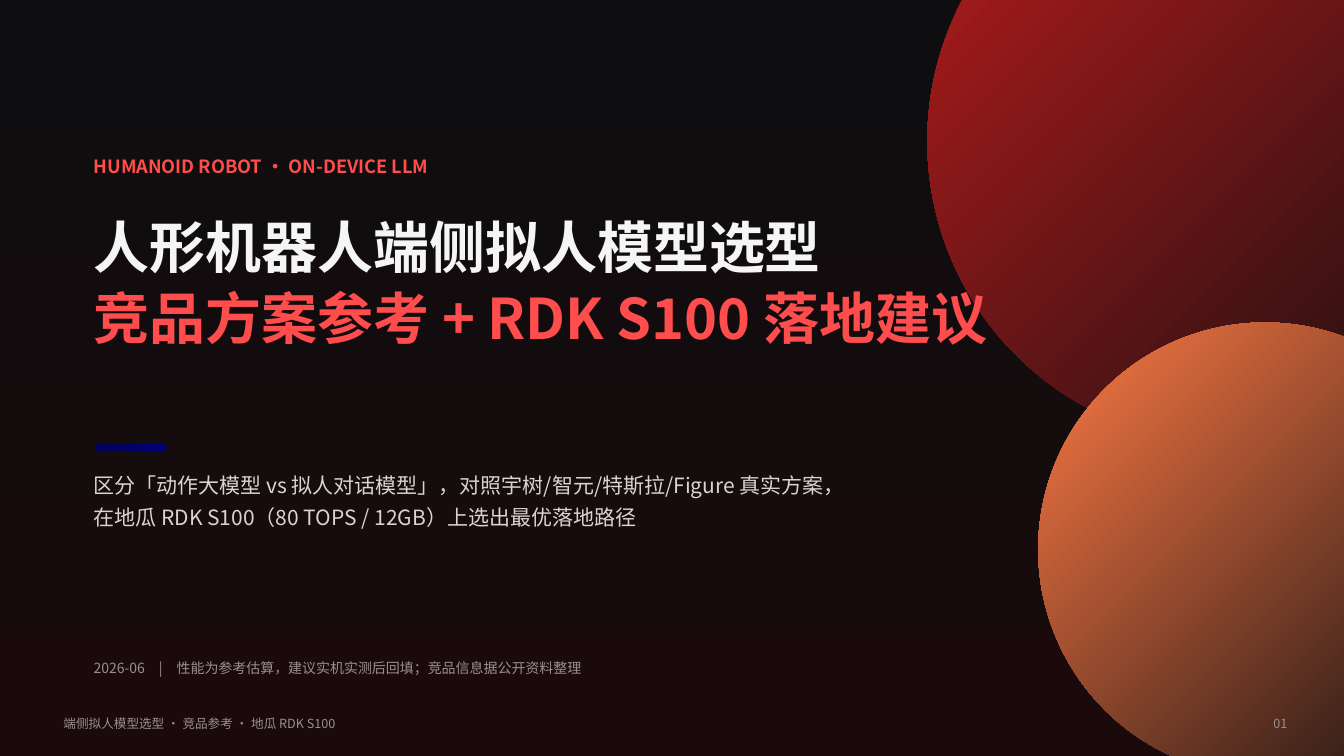
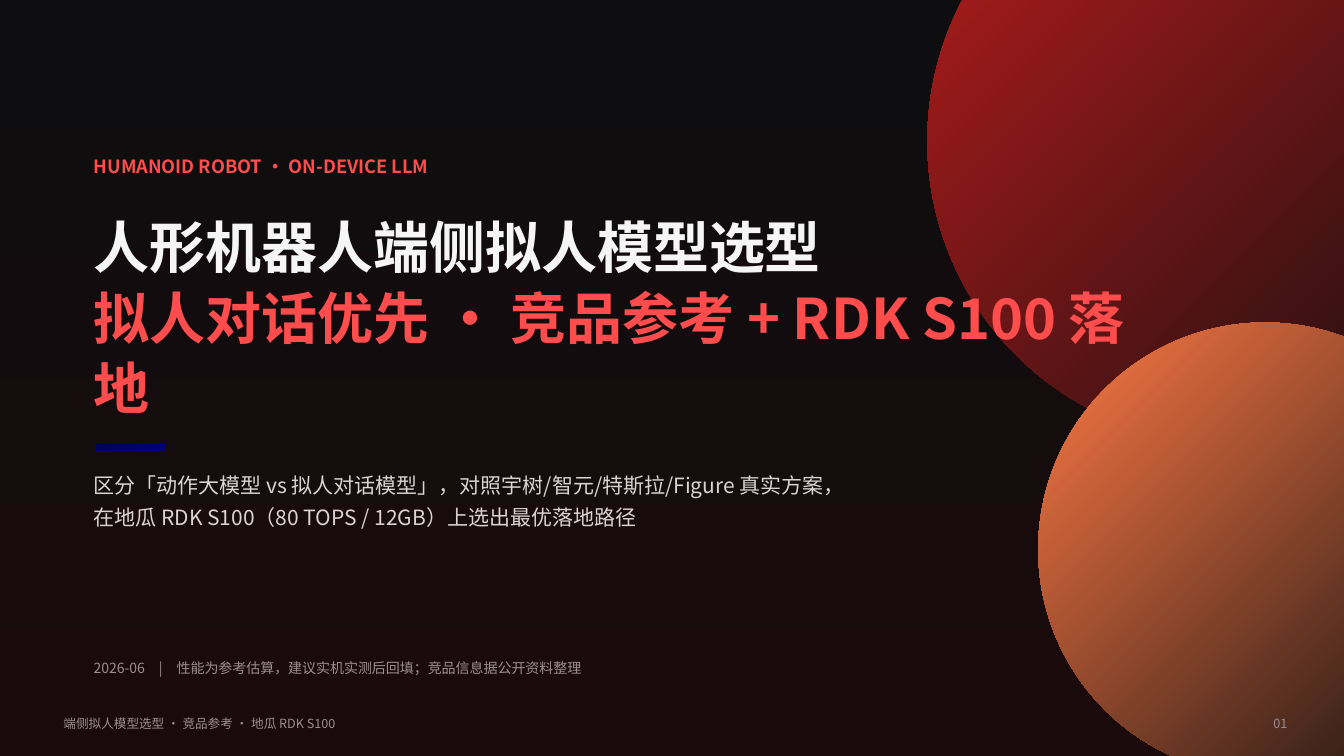
Before and after one commit to misswang122727-gif/misswanng122727-gif, a slide deck: slide 1 of 人形机器人端侧拟人模型选型对比-红黑.pptx. Drawn at 1344x756 pixels with LibreOffice and Linux fonts; fonts in the diff are those of the drawing. Boxes give left, top, right and bottom in pixels: in the first picture for what was removed or moved away, otherwise in the second. Text is boxed around its words. In the diff, an @@ line names an element or a change of style, - is before the commit and + after.

```diff
--- a/人形机器人端侧拟人模型选型对比-红黑.pptx
+++ b/人形机器人端侧拟人模型选型对比-红黑.pptx
@@ text at <box>94,283,1125,413</box>: text changed @@
-竞品方案参考 + RDK S100 落地建议
+拟人对话优先 · 竞品参考 + RDK S100 落地
```
Also in this commit, not shown: 3 other slides changed, 2 other files.
